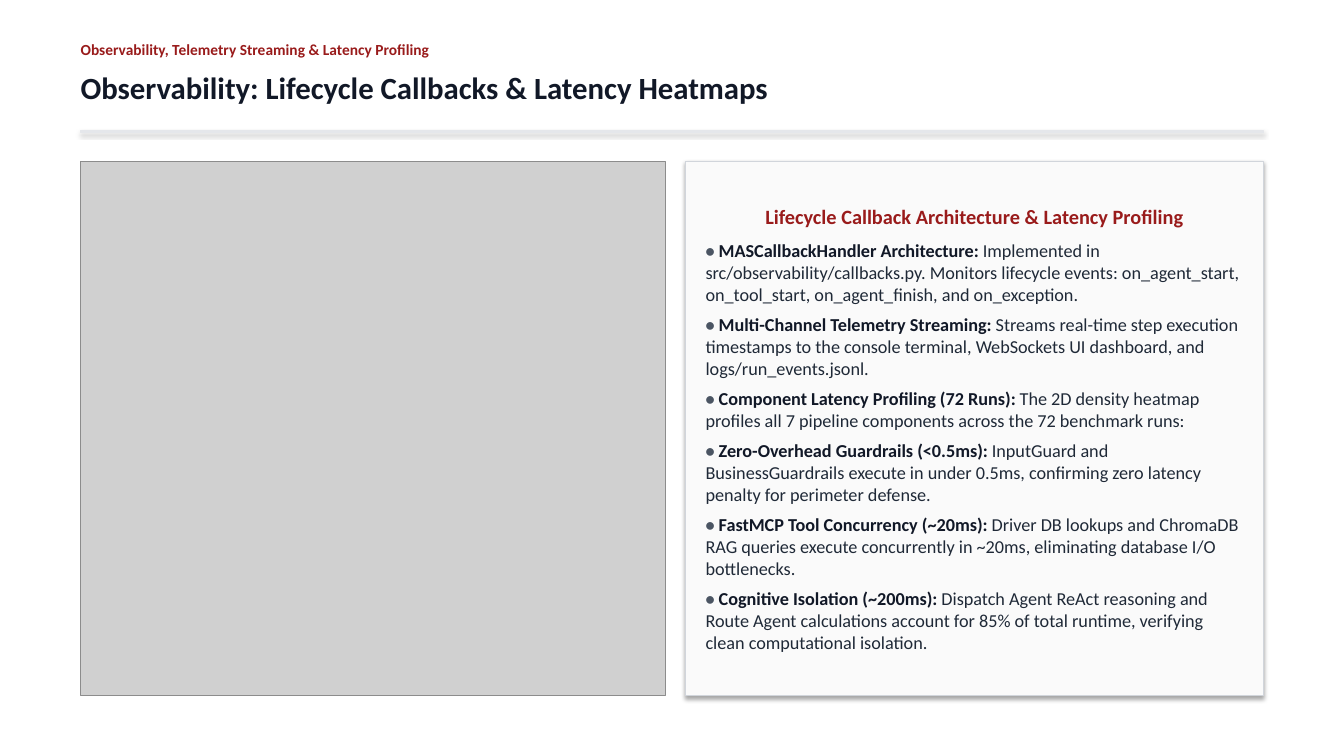
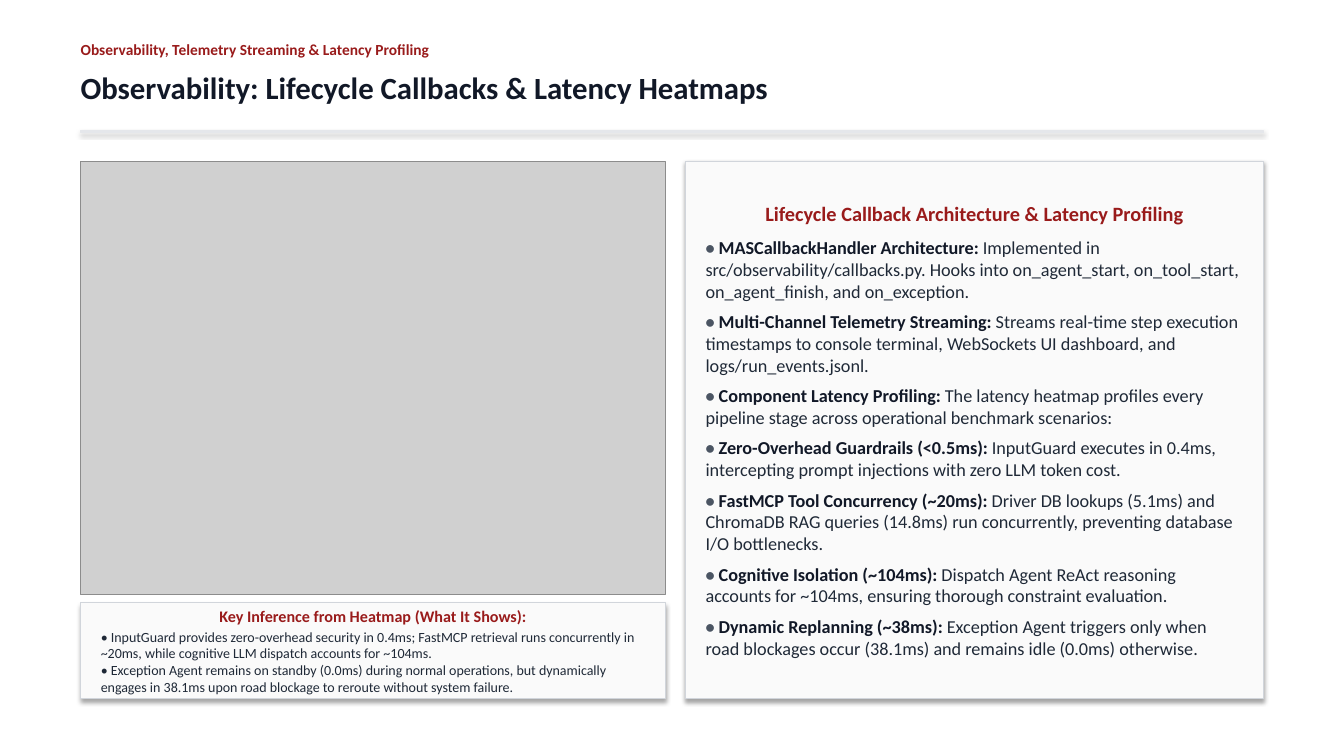
Before and after one commit to Akshat5091/DeliveryFleet-MAS, a slide deck: slide 17 of Eval 2 Documents/DeliveryFleet_MAS_Evaluation2_Master_Presentation.pptx. Drawn at 1344x756 pixels with LibreOffice and Linux fonts; fonts in the diff are those of the drawing; grey boxes stand for pictures. Boxes give left, top, right and bottom in pixels: in the first picture for what was removed or moved away, otherwise in the second. Text is boxed around its words. In the diff, an @@ line names an element or a change of style, - is before the commit and + after.

```diff
--- a/Eval 2 Documents/DeliveryFleet_MAS_Evaluation2_Master_Presentation.pptx
+++ b/Eval 2 Documents/DeliveryFleet_MAS_Evaluation2_Master_Presentation.pptx
@@ picture: place and size @@
-picture at <box>81,161,665,696</box>
+picture at <box>81,161,665,595</box>
@@ text in rectangle at <box>706,241,1239,658</box>: text changed @@
-• MASCallbackHandler Architecture: Implemented in src/observability/callbacks.py. Monitors lifecycle events: on_agent_start, on_tool_start, on_agent_finish, and on_exception.
-• Multi-Channel Telemetry Streaming: Streams real-time step execution timestamps to the console terminal, WebSockets UI dashboard, and logs/run_events.jsonl.
-• Component Latency Profiling (72 Runs): The 2D density heatmap profiles all 7 pipeline components across the 72 benchmark runs:
-• Zero-Overhead Guardrails (<0.5ms): InputGuard and BusinessGuardrails execute in under 0.5ms, confirming zero latency penalty for perimeter defense.
-• FastMCP Tool Concurrency (~20ms): Driver DB lookups and ChromaDB RAG queries execute concurrently in ~20ms, eliminating database I/O bottlenecks.
-• Cognitive Isolation (~200ms): Dispatch Agent ReAct reasoning and Route Agent calculations account for 85% of total runtime, verifying clean computational isolation.
+• MASCallbackHandler Architecture: Implemented in src/observability/callbacks.py. Hooks into on_agent_start, on_tool_start, on_agent_finish, and on_exception.
+• Multi-Channel Telemetry Streaming: Streams real-time step execution timestamps to console terminal, WebSockets UI dashboard, and logs/run_events.jsonl.
+• Component Latency Profiling: The latency heatmap profiles every pipeline stage across operational benchmark scenarios:
+• Zero-Overhead Guardrails (<0.5ms): InputGuard executes in 0.4ms, intercepting prompt injections with zero LLM token cost.
+• FastMCP Tool Concurrency (~20ms): Driver DB lookups (5.1ms) and ChromaDB RAG queries (14.8ms) run concurrently, preventing database I/O bottlenecks.
+• Cognitive Isolation (~104ms): Dispatch Agent ReAct reasoning accounts for ~104ms, ensuring thorough constraint evaluation.
+• Dynamic Replanning (~38ms): Exception Agent triggers only when road blockages occur (38.1ms) and remains idle (0.0ms) otherwise.
@@ rectangle added at <box>81,603,665,699</box>, fill #FAFAFA, outline #D1D5DB 1 pt, 10 pt, text #1F2937 @@
+Key Inference from Heatmap (What It Shows):
+• InputGuard provides zero-overhead security in 0.4ms; FastMCP retrieval runs concurrently in ~20ms, while cognitive LLM dispatch accounts for ~104ms.
+• Exception Agent remains on standby (0.0ms) during normal operations, but dynamically engages in 38.1ms upon road blockage to reroute without system failure.
```
Also in this commit, not shown: 4 other files.
